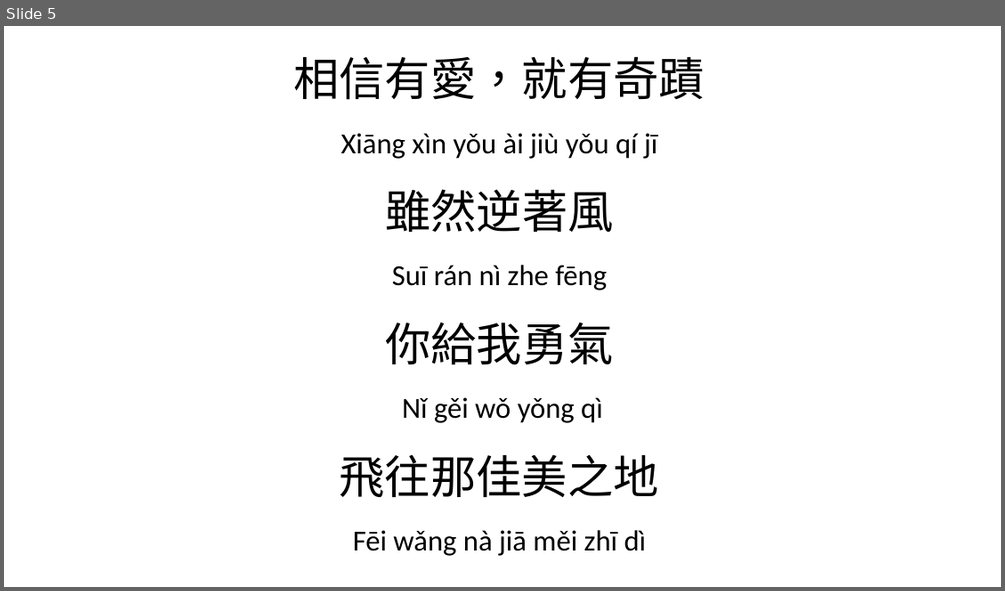
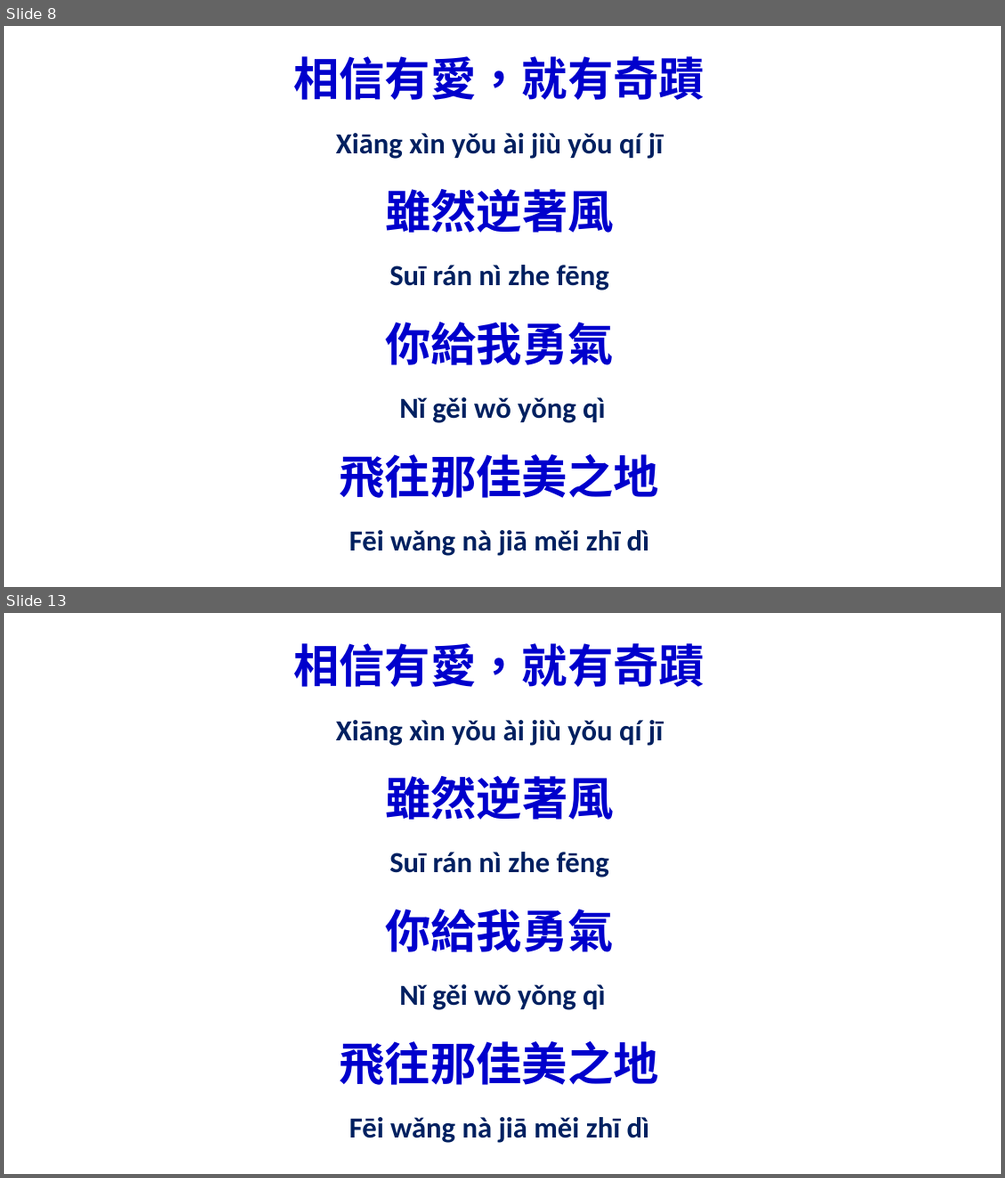
Before and after one commit to batisuoc/free-school-class, a slide deck: chinese/相信有愛就有奇蹟.pptx. Shown one above the other, each under a label of ours: slide 5 before the commit, slides 8 and 13 after it; the slides between them are not shown. The pictures are 1005x591 and 1005x1178 pixels, drawn with LibreOffice and Linux fonts; fonts in the diff are those of the drawing; background and template pictures are left out. Boxes give left, top, right and bottom in pixels: in the first picture for what was removed or moved away, otherwise in the second. Text is boxed around its words. In the diff, an @@ line names an element or a change of style, - is before the commit and + after.

```diff
--- a/chinese/相信有愛就有奇蹟.pptx
+++ b/chinese/相信有愛就有奇蹟.pptx
@@ slide 13 added at [4, 613, 1001, 1174], background picture (left out) @@
@@ text added at [293, 643, 704, 687], 44 pt, text #0000CC, bold @@
+相信有愛，就有奇蹟
@@ text added at [336, 720, 663, 746], 28 pt, text #002060, bold @@
+Xiāng xìn yǒu ài jiù yǒu qí jī
@@ text added at [385, 776, 614, 819], 44 pt, text #0000CC, bold @@
+雖然逆著風
@@ text added at [389, 852, 609, 877], 28 pt, text #002060, bold @@
+Suī rán nì zhe fēng
@@ text added at [385, 908, 614, 952], 44 pt, text #0000CC, bold @@
+你給我勇氣
@@ text added at [399, 984, 606, 1010], 28 pt, text #002060, bold @@
+Nǐ gěi wǒ yǒng qì
@@ text added at [340, 1041, 659, 1085], 44 pt, text #0000CC, bold @@
+飛往那佳美之地
@@ text added at [349, 1117, 650, 1143], 28 pt, text #002060, bold @@
+Fēi wǎng nà jiā měi zhī dì
@@ what was slide 5 is now slide 8 @@
@@ slide 8 changed as well @@
@@ text colour #000000 to #0000CC, bold on in 4 elements at [293, 56, 704, 100], [385, 189, 614, 232], [385, 321, 614, 365], [340, 454, 659, 498] @@
@@ text colour #000000 to #002060, bold on in 4 elements at [336, 133, 663, 159], [389, 265, 609, 290], [399, 397, 606, 423], [349, 530, 650, 556] @@
```
Also in this commit, not shown: 4 other slides changed, 7 other slides added.
